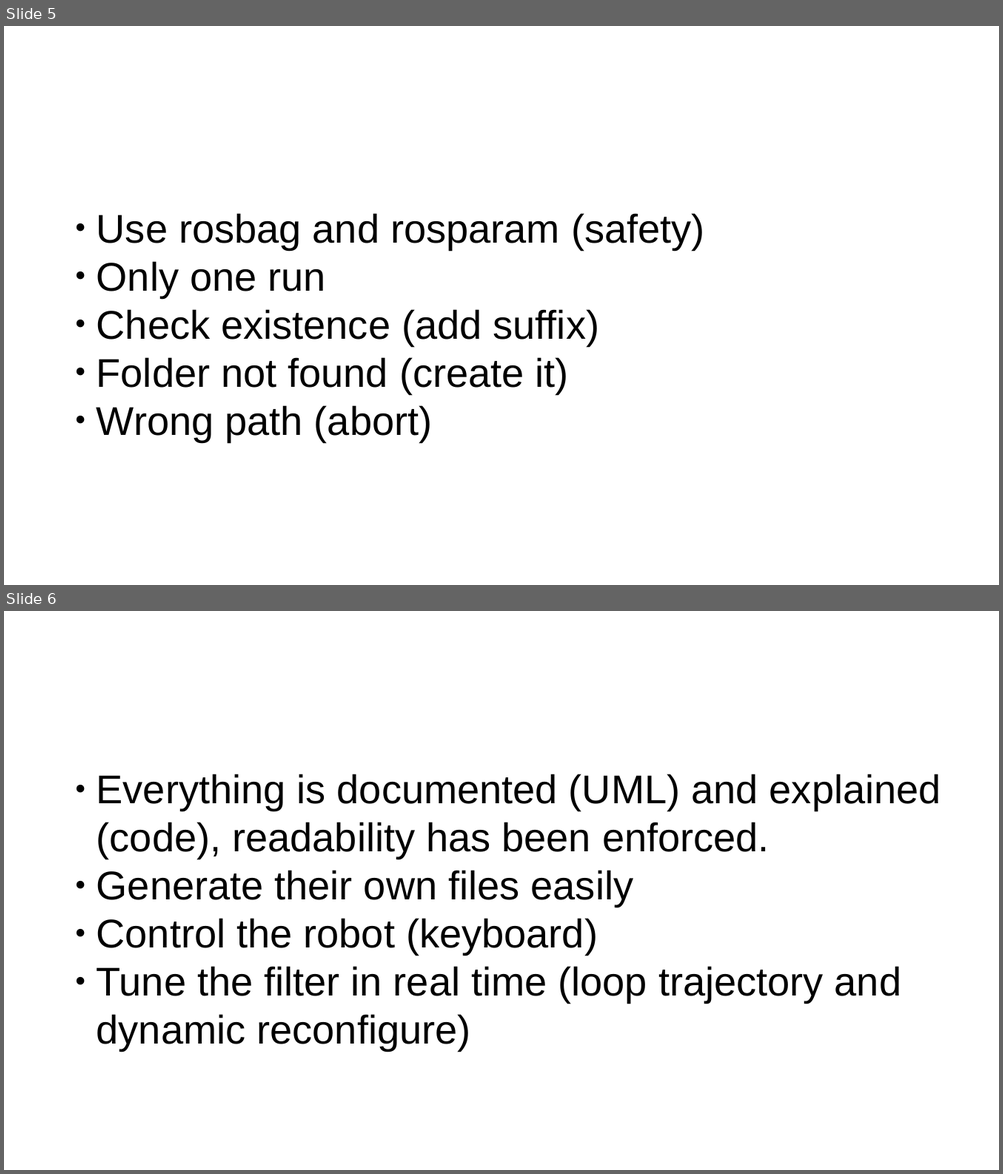
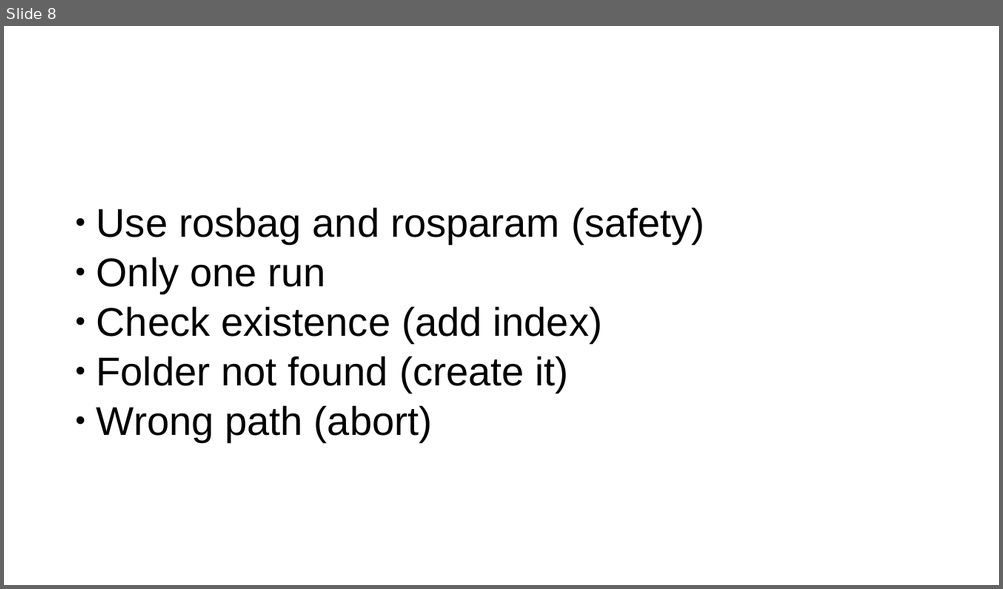
Before and after one commit to aGotelli/Projet1, a slide deck: slides/presentation.odp. Shown one above the other, each under a label of ours: slides 5 and 6 before the commit, slide 8 after it. The pictures are 1003x1174 and 1003x589 pixels, drawn with LibreOffice and Linux fonts; fonts in the diff are those of the drawing; background and template pictures are left out. Boxes give left, top, right and bottom in pixels: in the first picture for what was removed or moved away, otherwise in the second. Text is boxed around its words. In the diff, an @@ line names an element or a change of style, - is before the commit and + after.

```diff
--- a/slides/presentation.odp
+++ b/slides/presentation.odp
@@ slide 6 removed at (4,611,999,1170), background #FFFFFF @@
@@ title removed at (54,632,747,725) @@
-For some possible Students
@@ text removed at (96,774,941,1051) @@
-  ● Everything is documented (UML) and explained (code), readability has been enforced.
-  ● Generate their own files easily
-  ● Control the robot (keyboard)
-  ● Tune the filter in real time (loop trajectory and dynamic reconfigure)
@@ what was slide 5 is now slide 8 @@
@@ slide 8 changed as well @@
@@ subtitle at (96,207,705,442): indent changed; line spacing 1 to 0.9; more space between paragraphs @@
@@ subtitle at (96,306,603,343): text changed @@
-  ● Check existence (add suffix)
+  ● Check existence (add index)
```
Also in this commit, not shown: 5 other slides changed, 5 slides added, 1 other slide removed.
